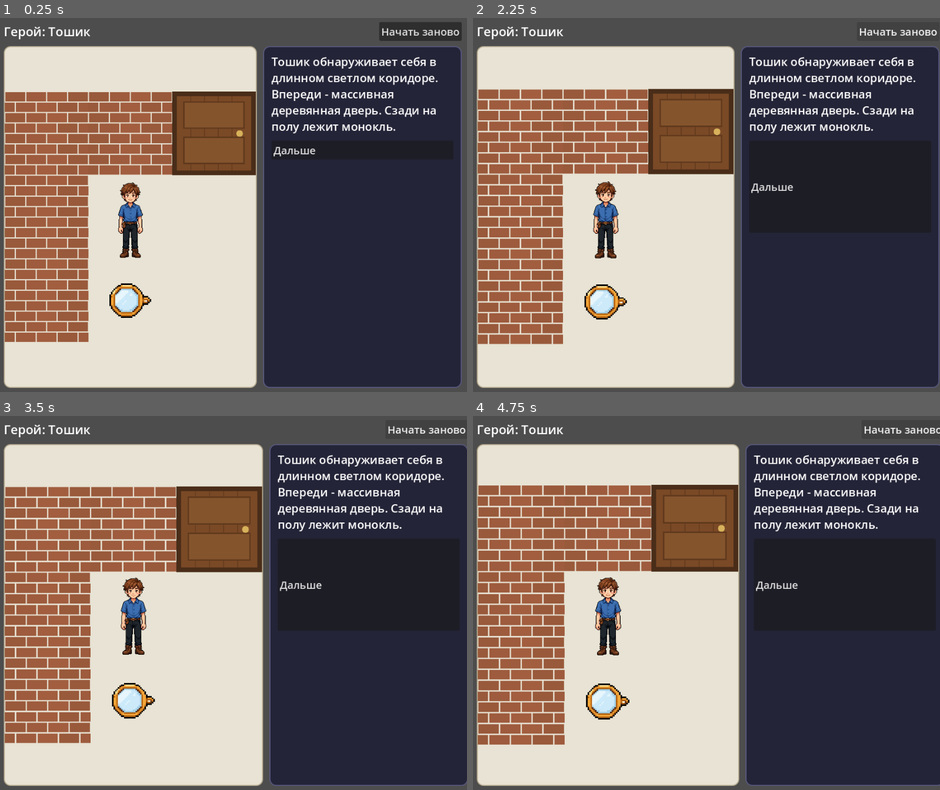
Above: before the commit, frames 1-4 (two rows, left to right).
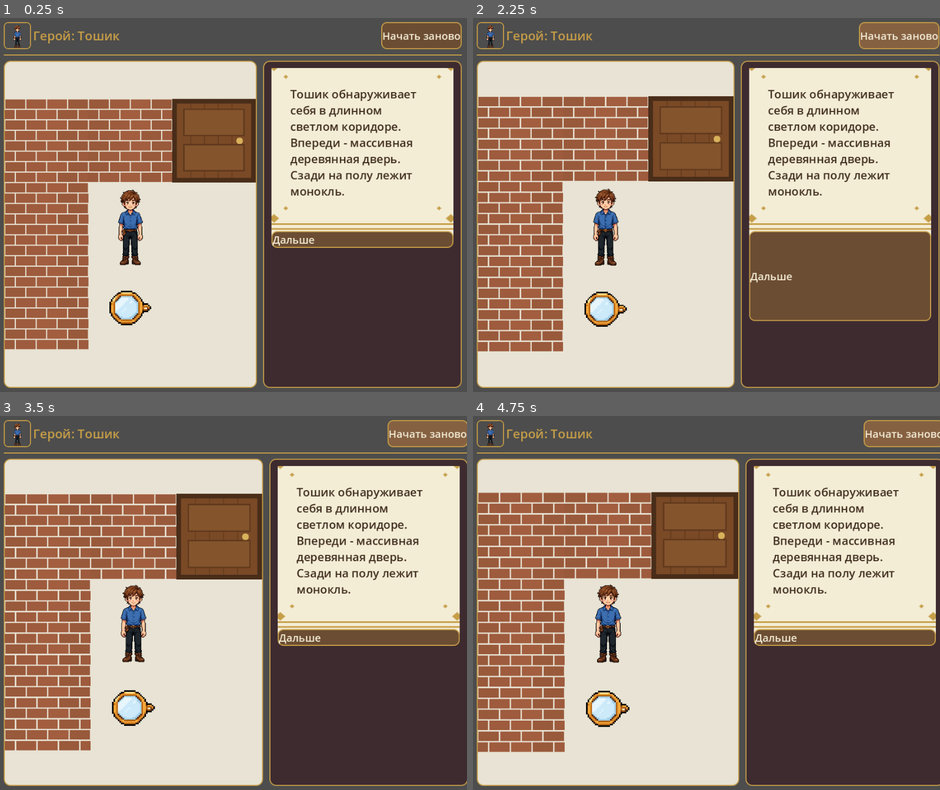
Above: after the commit, the same moments.

Repository: ssokratov/tnquest_godot
Game: Godot game, scene res://scenes/main.tscn
The game is run twice, just before and just after one commit, with the same random seed, the same clock (stepped at 60 frames per second) and the same inputs.
Inputs:
- Up to frame 1 (0.25 s): no input
- Up to frame 2 (2.25 s): click "Начать заново" at 0.5 s; click "Начать заново" at 1.25 s; click "Начать заново" at 2 s
- Up to frame 3 (3.5 s): click "Начать заново" at 2.75 s
- Up to frame 4 (4.75 s): click "Начать заново" at 3.5 s; click "Начать заново" at 4.25 s

The runs differ from the first frame. In frame 1, 53% of the frame differs, in the area x 0-99%, y 1-99%; in frame 2, 54%, in the area x 0-100%, y 1-99%; in frame 3, 54%; in frame 4, 54%.

Commit message:
Wedding-invitation restyle: plum sidebar, parchment dialog card, wood-gold buttons, hero portrait, serif font wiring

Diff:
--- a/scripts/main.gd
+++ b/scripts/main.gd
@@ -38,6 +38,8 @@
 var fog_overlay: Control
 var fog_runs: Array = []
 var sidebar: PanelContainer
+var dialog_card: PanelContainer
+var hero_portrait: TextureRect
 var dialog_label: RichTextLabel
 var input_block: VBoxContainer
 var text_input: LineEdit
@@ -70,6 +72,16 @@
 const DOOR_COLOR := Color(0.42, 0.29, 0.17)
 const DOOR_BORDER := Color(0.26, 0.17, 0.09)
 const BRICK_COLOR := Color(0.62, 0.36, 0.24)
+# Wedding-invitation palette (user-approved restyle): deep plum-brown
+# sidebar, ivory parchment cards, gold trim, dark-brown card text.
+const GOLD := Color(0.78, 0.62, 0.28)
+const SIDEBAR_BG := Color(0.24, 0.17, 0.19)
+const PARCHMENT := Color(0.96, 0.93, 0.84)
+const PARCHMENT_TEXT := Color(0.25, 0.18, 0.12)
+const BUTTON_BG := Color(0.42, 0.30, 0.20)
+const BUTTON_HOVER := Color(0.52, 0.38, 0.26)
+const BUTTON_PRESSED := Color(0.32, 0.22, 0.15)
+const IVORY := Color(0.96, 0.93, 0.84)
 const NARROW_WIDTH := 760
 const SIDEBAR_WIDTH := 380
 const MOVE_CODES := ["t", "d", "l", "r", "i", "j"]
@@ -133,6 +145,94 @@
 	return style
 
 
+func _button_style(bg: Color) -> StyleBoxFlat:
+	var style := StyleBoxFlat.new()
+	style.bg_color = bg
+	style.border_width_left = 2
+	style.border_width_top = 2
+	style.border_width_right = 2
+	style.border_width_bottom = 2
+	style.border_color = GOLD
+	style.corner_radius_top_left = 10
+	style.corner_radius_top_right = 10
+	style.corner_radius_bottom_left = 10
+	style.corner_radius_bottom_right = 10
+	return style
+
+
+func _style_button(button: Button) -> void:
+	# One wood-and-gold button style for every button in the game:
+	# answers, modal answers, inventory/journal, D-pad, reset, submit.
+	button.add_theme_stylebox_override("normal", _button_style(BUTTON_BG))
+	button.add_theme_stylebox_override("hover", _button_style(BUTTON_HOVER))
+	button.add_theme_stylebox_override("pressed", _button_style(BUTTON_PRESSED))
+	button.add_theme_color_override("font_color", IVORY)
+	button.add_theme_color_override("font_hover_color", IVORY)
+	button.add_theme_color_override("font_pressed_color", IVORY)
+	button.add_theme_color_override("font_disabled_color", Color(IVORY.r, IVORY.g, IVORY.b, 0.5))
+
+
+func _try_font(path: String) -> FontFile:
+	# Serif fonts activate automatically once the TTFs are in
+	# res://assets/fonts/; until then the default font is used, so a
+	# build without the (binary, user-pushed) font files still works.
+	if ResourceLoader.exists(path):
+		return load(path) as FontFile
+	return null
+
+
+func _parchment_style() -> StyleBoxTexture:
+	# 256x256 ivory parchment with a double gold border and small gold
+	# corner flourishes, used as a 9-slice stylebox so the corners never
+	# distort however large the dialog or modal card grows.
+	var img := Image.create(256, 256, false, Image.FORMAT_RGBA8)
+	img.fill(PARCHMENT)
+	for x in range(256):
+		for k in range(5):
+			img.set_pixel(x, k, GOLD)
+			img.set_pixel(x, 255 - k, GOLD)
+	for y in range(256):
+		for k in range(5):
+			img.set_pixel(k, y, GOLD)
+			img.set_pixel(255 - k, y, GOLD)
+	for x in range(16, 240):
+		for k in range(2):
+			img.set_pixel(x, 16 + k, GOLD)
+			img.set_pixel(x, 239 - k, GOLD)
+	for y in range(16, 240):
+		for k in range(2):
+			img.set_pixel(16 + k, y, GOLD)
+			img.set_pixel(239 - k, y, GOLD)
+	var corners: Array = [[30, 30, 1, 1], [225, 30, -1, 1], [30, 225, 1, -1], [225, 225, -1, -1]]
+	for c in corners:
+		var cx: int = c[0]
+		var cy: int = c[1]
+		var sx: int = c[2]
+		var sy: int = c[3]
+		for dx in range(-5, 6):
+			for dy in range(-5, 6):
+				if abs(dx) + abs(dy) <= 5:
+					img.set_pixel(cx + dx, cy + dy, GOLD)
+		for dx in range(-2, 3):
+			for dy in range(-2, 3):
+				if dx * dx + dy * dy <= 4:
+					img.set_pixel(cx + sx * 13 + dx, cy + sy * 13 + dy, GOLD)
+	var tex := ImageTexture.create_from_image(img)
+	var style := StyleBoxTexture.new()
+	style.texture = tex
+	style.expand_margin_left = 48
+	style.expand_margin_right = 48
+	style.expand_margin_top = 48
+	style.expand_margin_bottom = 48
+	style.content_margin_left = 20
+	style.content_margin_right = 20
+	style.content_margin_top = 20
+	style.content_margin_bottom = 20
+	style.axis_stretch_horizontal = StyleBoxTexture.AXIS_STRETCH_MODE_STRETCH
+	style.axis_stretch_vertical = StyleBoxTexture.AXIS_STRETCH_MODE_STRETCH
+	return style
+
+
 func _build_ui() -> void:
 	set_anchors_preset(PRESET_FULL_RECT)
 	var margin := MarginContainer.new()
@@ -148,17 +248,32 @@
 	margin.add_child(vbox)
 
 	var header := HBoxContainer.new()
+	var portrait_frame := PanelContainer.new()
+	portrait_frame.add_theme_stylebox_override("panel", _panel_style(Color(0, 0, 0, 0), GOLD, 8))
+	hero_portrait = TextureRect.new()
+	hero_portrait.custom_minimum_size = Vector2(48, 48)
+	hero_portrait.expand_mode = TextureRect.EXPAND_IGNORE_SIZE
+	hero_portrait.stretch_mode = TextureRect.STRETCH_KEEP_ASPECT_CENTERED
+	portrait_frame.add_child(hero_portrait)
+	header.add_child(portrait_frame)
 	hero_label = Label.new()
 	hero_label.size_flags_horizontal = SIZE_EXPAND_FILL
+	hero_label.vertical_alignment = VERTICAL_ALIGNMENT_CENTER
 	hero_label.add_theme_font_size_override("font_size", 24)
+	hero_label.add_theme_color_override("font_color", GOLD)
 	header.add_child(hero_label)
 	reset_button = Button.new()
 	reset_button.text = "Начать заново"
 	reset_button.focus_mode = FOCUS_NONE
 	reset_button.add_theme_font_size_override("font_size", 20)
+	_style_button(reset_button)
 	reset_button.pressed.connect(_on_reset)
 	header.add_child(reset_button)
 	vbox.add_child(header)
+	var header_divider := Panel.new()
+	header_divider.custom_minimum_size = Vector2(0, 2)
+	header_divider.add_theme_stylebox_override("panel", _panel_style(GOLD, Color(0, 0, 0, 0), 0))
+	vbox.add_child(header_divider)
 
 	# Game row: scene on the left, sidebar on the right (wide windows).
 	game_row = HBoxContainer.new()
@@ -171,7 +286,7 @@
 	scene_panel = PanelContainer.new()
 	scene_panel.size_flags_horizontal = SIZE_EXPAND_FILL
 	scene_panel.size_flags_vertical = SIZE_EXPAND_FILL
-	scene_panel.add_theme_stylebox_override("panel", _panel_style(SCENE_BG, Color(0.72, 0.67, 0.57)))
+	scene_panel.add_theme_stylebox_override("panel", _panel_style(SCENE_BG, GOLD))
 	game_row.add_child(scene_panel)
 	var scene_center := CenterContainer.new()
 	scene_panel.add_child(scene_center)
@@ -193,7 +308,7 @@
 	# Sidebar (hidden while a photo modal is open): dialog, answers,
 	# inventory/journal buttons, D-pad, hint — all scrollable.
 	sidebar = PanelContainer.new()
-	sidebar.add_theme_stylebox_override("panel", _panel_style(Color(0.14, 0.14, 0.22), Color(0.35, 0.35, 0.5)))
+	sidebar.add_theme_stylebox_override("panel", _panel_style(SIDEBAR_BG, GOLD))
 	sidebar.custom_minimum_size = Vector2(SIDEBAR_WIDTH, 0)
 	sidebar.size_flags_vertical = SIZE_EXPAND_FILL
 	game_row.add_child(sidebar)
@@ -213,6 +328,18 @@
 	sidebar_box.add_theme_constant_override("separation", 12)
 	sidebar_scroll.add_child(sidebar_box)
 
+	# Dialog as a wedding-invitation card: ivory parchment, double gold
+	# border, corner flourishes (baked into a 9-slice texture).
+	dialog_card = PanelContainer.new()
+	dialog_card.add_theme_stylebox_override("panel", _parchment_style())
+	dialog_card.size_flags_horizontal = SIZE_EXPAND_FILL
+	sidebar_box.add_child(dialog_card)
+	var dialog_margin := MarginContainer.new()
+	dialog_margin.add_theme_constant_override("margin_left", 16)
+	dialog_margin.add_theme_constant_override("margin_right", 16)
+	dialog_margin.add_theme_constant_override("margin_top", 14)
+	dialog_margin.add_theme_constant_override("margin_bottom", 14)
+	dialog_card.add_child(dialog_margin)
 	dialog_label = RichTextLabel.new()
 	dialog_label.bbcode_enabled = true
 	# Explicit wrap: without it a long dialog line would widen the
@@ -226,8 +353,13 @@
 	dialog_label.add_theme_font_size_override("bold_font_size", 22)
 	dialog_label.add_theme_font_size_override("italics_font_size", 22)
 	dialog_label.add_theme_font_size_override("bold_italics_font_size", 22)
+	dialog_label.add_theme_color_override("default_color", PARCHMENT_TEXT)
 	dialog_label.size_flags_horizontal = SIZE_EXPAND_FILL
-	sidebar_box.add_child(dialog_label)
+	dialog_margin.add_child(dialog_label)
+	var dialog_divider := Panel.new()
+	dialog_divider.custom_minimum_size = Vector2(0, 3)
+	dialog_divider.add_theme_stylebox_override("panel", _panel_style(GOLD, Color(0, 0, 0, 0), 0))
+	sidebar_box.add_child(dialog_divider)
 
 	# Free-text input, shown only when the current dialog has hidden
 	# answers (the Demianov phone-call riddles): in the Telegram
@@ -250,10 +382,12 @@
 	submit_button.text = "Ответить"
 	submit_button.focus_mode = FOCUS_NONE
 	submit_button.add_theme_font_size_override("font_size", 20)
+	_style_button(submit_button)
 	submit_button.pressed.connect(_on_text_submit)
 	input_row.add_child(submit_button)
 	feedback_label = Label.new()
 	feedback_label.add_theme_font_size_override("font_size", 16)
+	feedback_label.add_theme_color_override("font_color", IVORY)
 	feedback_label.autowrap_mode = TextServer.AUTOWRAP_WORD_SMART
 	feedback_label.size_flags_horizontal = SIZE_EXPAND_FILL
 	input_block.add_child(feedback_label)
@@ -277,6 +411,7 @@
 		button.size_flags_horizontal = SIZE_EXPAND_FILL
 		button.focus_mode = FOCUS_NONE
 		button.add_theme_font_size_override("font_size", 18)
+		_style_button(button)
 		button.pressed.connect(_on_move.bind(code))
 		inv_row.add_child(button)
 		dpad_buttons[code] = button
@@ -301,6 +436,7 @@
 			button.expand_icon = true
 			button.custom_minimum_size = Vector2(52, 52)
 			button.focus_mode = FOCUS_NONE
+			_style_button(button)
 			button.pressed.connect(_on_move.bind(code))
 			dpad.add_child(button)
 			dpad_buttons[code] = button
@@ -308,6 +444,30 @@
 
 
 	_build_modal()
+
+	# Serif fonts (Noto Serif Display for the hero title, Noto Serif
+	# for dialog/modal text — both with full Cyrillic) activate
+	# automatically once the TTFs are in res://assets/fonts/.
+	var display_font := _try_font("res://assets/fonts/NotoSerifDisplay-Bold.ttf")
+	if display_font != null:
+		hero_label.add_theme_font_override("font", display_font)
+	var body_font := _try_font("res://assets/fonts/NotoSerif-Regular.ttf")
+	var body_bold := _try_font("res://assets/fonts/NotoSerif-Bold.ttf")
+	var body_italic := _try_font("res://assets/fonts/NotoSerif-Italic.ttf")
+	var body_bi := _try_font("res://assets/fonts/NotoSerif-BoldItalic.ttf")
+	if body_font != null:
+		dialog_label.add_theme_font_override("normal_font", body_font)
+		modal_text.add_theme_font_override("normal_font", body_font)
+	if body_bold != null:
+		dialog_label.add_theme_font_override("bold_font", body_bold)
+		modal_text.add_theme_font_override("bold_font", body_bold)
+	if body_italic != null:
+		dialog_label.add_theme_font_override("italics_font", body_italic)
+		modal_text.add_theme_font_override("italics_font", body_italic)
+	if body_bi != null:
+		dialog_label.add_theme_font_override("bold_italics_font", body_bi)
+		modal_text.add_theme_font_override("bold_italics_font", body_bi)
+
 	get_viewport().size_changed.connect(_on_viewport_resized)
 	call_deferred("_update_layout_mode")
 	call_deferred("_apply_cell_size")
@@ -594,7 +754,7 @@
 	modal_margin.add_theme_constant_override("margin_bottom", 28)
 	modal.add_child(modal_margin)
 	var card := PanelContainer.new()
-	card.add_theme_stylebox_override("panel", _panel_style(Color(0.15, 0.15, 0.24), Color(0.45, 0.45, 0.6)))
+	card.add_theme_stylebox_override("panel", _parchment_style())
 	modal_margin.add_child(card)
 	var card_margin := MarginContainer.new()
 	card_margin.add_theme_constant_override("margin_left", 16)
@@ -620,6 +780,7 @@
 	modal_text.add_theme_font_size_override("bold_font_size", 22)
 	modal_text.add_theme_font_size_override("italics_font_size", 22)
 	modal_text.add_theme_font_size_override("bold_italics_font_size", 22)
+	modal_text.add_theme_color_override("default_color", PARCHMENT_TEXT)
 	card_box.add_child(modal_text)
 	modal_answers = VBoxContainer.new()
 	modal_answers.add_theme_constant_override("separation", 8)
@@ -687,6 +848,9 @@
 func _refresh() -> void:
 	var dlg := engine.current_dialog()
 	hero_label.text = "Герой: " + engine.hero_name()
+	var hero_frames := _sprite_frames(SPRITES.get(dlg.get("player_icon", "O"), "toshik"))
+	if hero_frames.size() > 0:
+		hero_portrait.texture = hero_frames[0]
 	var message := _markdown_to_bbcode(_strip_emoji(engine.current_message()))
 	var answers := engine.available_answers()
 	var has_photo := "photo" in dlg
@@ -822,6 +986,7 @@
 			button.alignment = HORIZONTAL_ALIGNMENT_LEFT
 			button.autowrap_mode = TextServer.AUTOWRAP_WORD_SMART
 			button.add_theme_font_size_override("font_size", _scaled(21))
+			_style_button(button)
 			button.pressed.connect(_on_answer.bind(answer))
 			modal_answers.add_child(button)
 		modal.visible = true
@@ -849,6 +1014,7 @@
 				# the sidebar at 380 px; only a window resize reflows.
 				button.autowrap_mode = TextServer.AUTOWRAP_WORD_SMART
 				button.add_theme_font_size_override("font_size", _scaled(20))
+				_style_button(button)
 				button.pressed.connect(_on_answer.bind(answer))
 				answers_box.add_child(button)
 		dpad_block.visible = has_move
